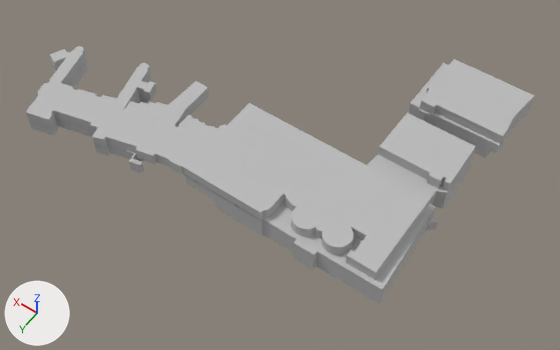
One commit to the OBJ model src/main/resources/models/B&WGFloor.obj: the scene before it, then after it.
One viewpoint serves both versions: a 50 mm camera at (-25.9, 40.2, 55.4) aimed at (0.3, 3.6, -2.1). Every picture has the same lights, and +X, +Y and +Z are marked at lower left. Where no turn or scale is listed for an object, it has been applied to the vertices. Vertices at the same position are counted once.

Objects in the first picture: 'B&WGFloor'.
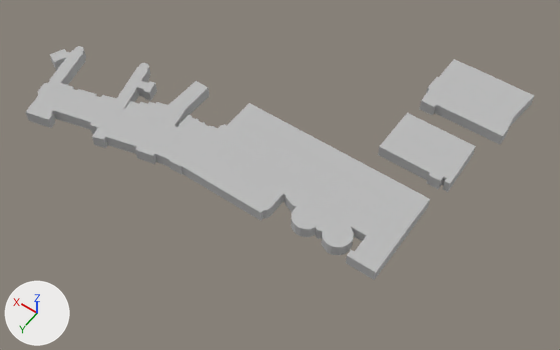
Diff of the bpy script that builds the scene:
```diff
--- a/src/main/resources/models/B&WGFloor.obj.py
+++ b/src/main/resources/models/B&WGFloor.obj.py
@@ me_b_wgfloor @@
 me_b_wgfloor.from_pydata(...)  # 2992 vertices, 2962 faces; spans x -15.9..24.4, y -14.1..14.6, z 0.1..3.5
 # used by ob_b_wgfloor; location = (0.0, 0.0, 0.0)
+# me_b_wgfloor part 1: the loose piece of 494 vertices spanning x -14.8..4.9, y -5.7..11.5, z 1.3..2.4 is deleted
+# me_b_wgfloor part 2: the loose piece of 486 vertices spanning x -15.0..1.7, y -5.7..11.5, z 0.1..1.3 is deleted
+# me_b_wgfloor part 3: the loose piece of 486 vertices spanning x 8.2..24.4, y 4.1..14.6, z 1.3..2.4 is deleted
+# me_b_wgfloor part 4: the loose piece of 78 vertices spanning x -15.9..-6.7, y -14.1..-7.2, z 1.3..2.5 is deleted
+# me_b_wgfloor part 5: the loose piece of 72 vertices spanning x -15.0..-6.7, y -14.1..-7.5, z 0.1..1.3 is deleted
 me_b_wgfloor.materials.append(mat_initialshadinggroup)
```

Where the change shows, as pixel boxes (x1, y1, x2, y2) in the pictures (560 x 350 px):
'B&WGFloor', reshaped (9% shorter)
    before: (26, 46, 534, 304)
    after: (26, 46, 534, 280)
part 1 of me_b_wgfloor, deleted
    before: (185, 154, 473, 297)
part 2 of me_b_wgfloor, deleted
    before: (215, 163, 471, 304)
part 3 of me_b_wgfloor, deleted
    before: (29, 61, 151, 174)
part 4 of me_b_wgfloor, deleted
    before: (409, 63, 531, 154)
part 5 of me_b_wgfloor, deleted
    before: (408, 111, 490, 158)
